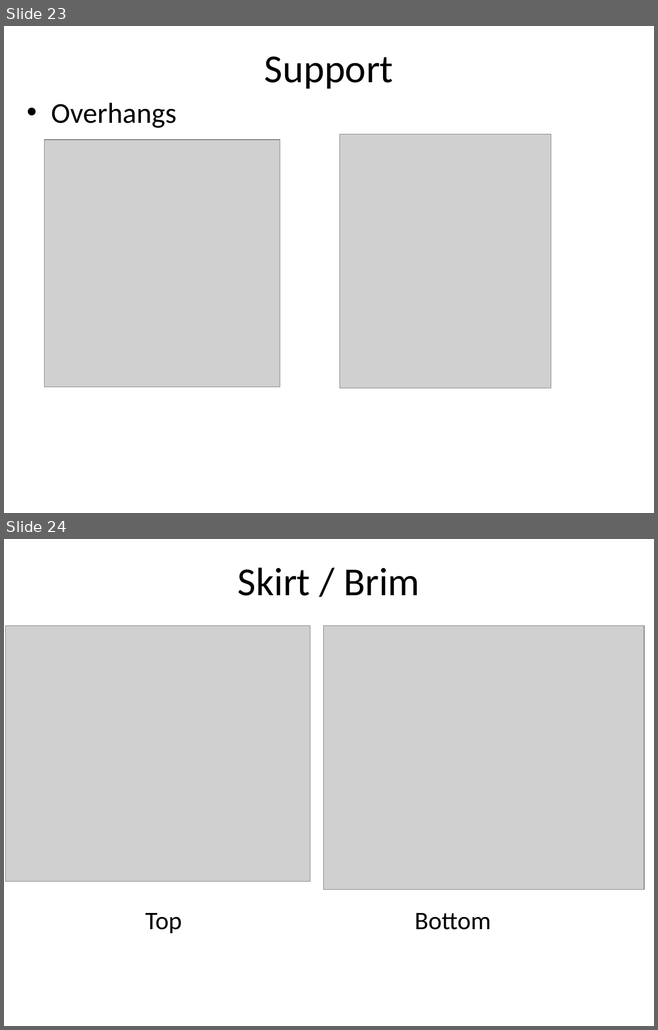
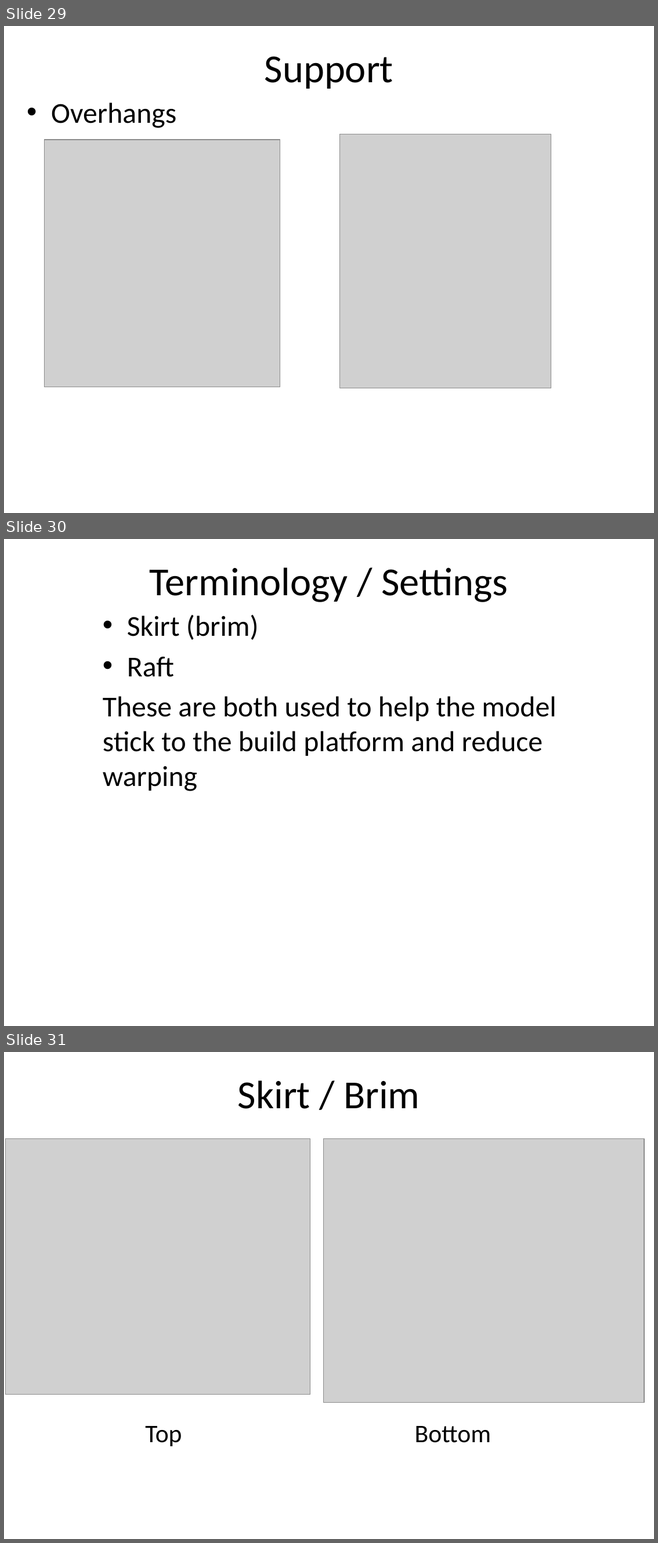
Before and after one commit to dykebert/GDI_3D_Printing_Intro, a slide deck: Introduction to 3D Printing.pptx. Shown one above the other, each under a label of ours: slides 23 and 24 before the commit, slides 29, 30 and 31 after it. The pictures are 658x1030 and 658x1543 pixels, drawn with LibreOffice and Linux fonts; fonts in the diff are those of the drawing; grey boxes stand for pictures. Boxes give left, top, right and bottom in pixels: in the first picture for what was removed or moved away, otherwise in the second. Text is boxed around its words. In the diff, an @@ line names an element or a change of style, - is before the commit and + after.

```diff
--- a/Introduction to 3D Printing.pptx
+++ b/Introduction to 3D Printing.pptx
@@ slide 30 added at <box>4,539,654,1026</box>, background #FFFFFF @@
@@ title added at <box>149,567,508,602</box>, 44 pt, text #000000 @@
+Terminology / Settings
@@ text added at <box>103,614,556,791</box>, 32 pt, text #000000 @@
+• Skirt (brim)
+• Raft
+These are both used to help the model stick to the build platform and reduce warping
@@ what was slide 23 is now slide 29 @@
@@ what was slide 24 is now slide 31 @@
```
Also in this commit, not shown: 4 slides changed, 6 other slides added.
